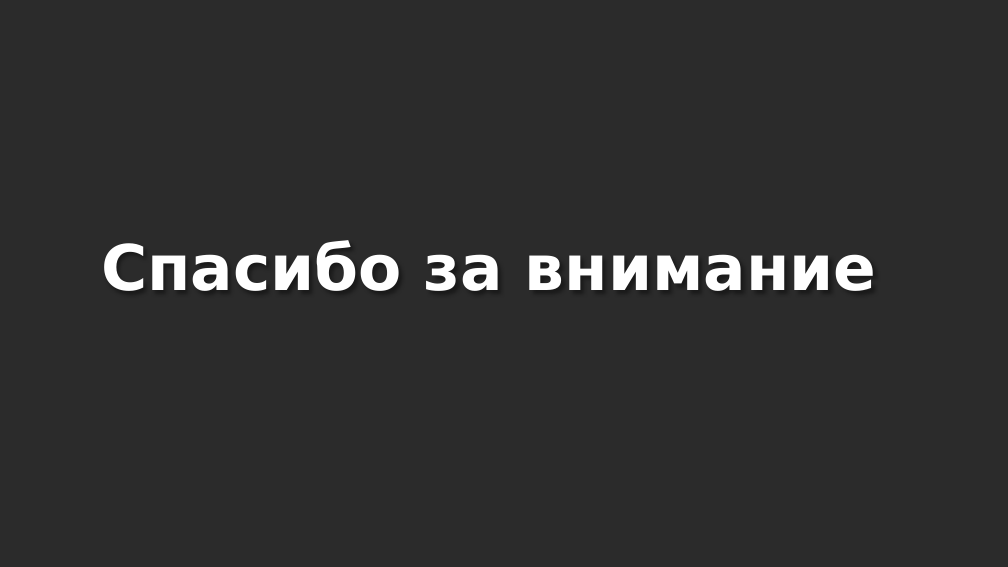
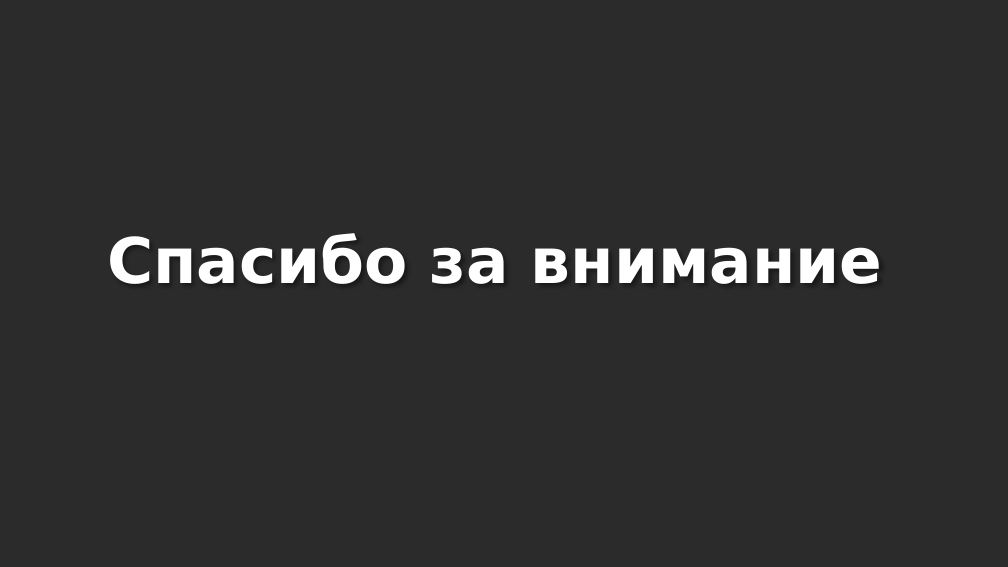
Before and after one commit to buropropuskov/systemburo, a slide deck: slide 24 of Презентация Бюро.pptx (slide 19 before the commit). Drawn at 1008x567 pixels with LibreOffice and Linux fonts; fonts in the diff are those of the drawing; background and template pictures are left out; a plain dark background stands for a picture behind light text. Boxes give left, top, right and bottom in pixels: in the first picture for what was removed or moved away, otherwise in the second. Text is boxed around its words. In the diff, an @@ line names an element or a change of style, - is before the commit and + after.

```diff
--- a/Презентация Бюро.pptx
+++ b/Презентация Бюро.pptx
@@ text "Спасибо за внимание": place and size @@
-text "Спасибо за внимание" at box(101, 240, 877, 291)
+text "Спасибо за внимание" at box(107, 233, 883, 284)
```
Also in this commit, not shown: 4 other slides changed, 5 slides added.
